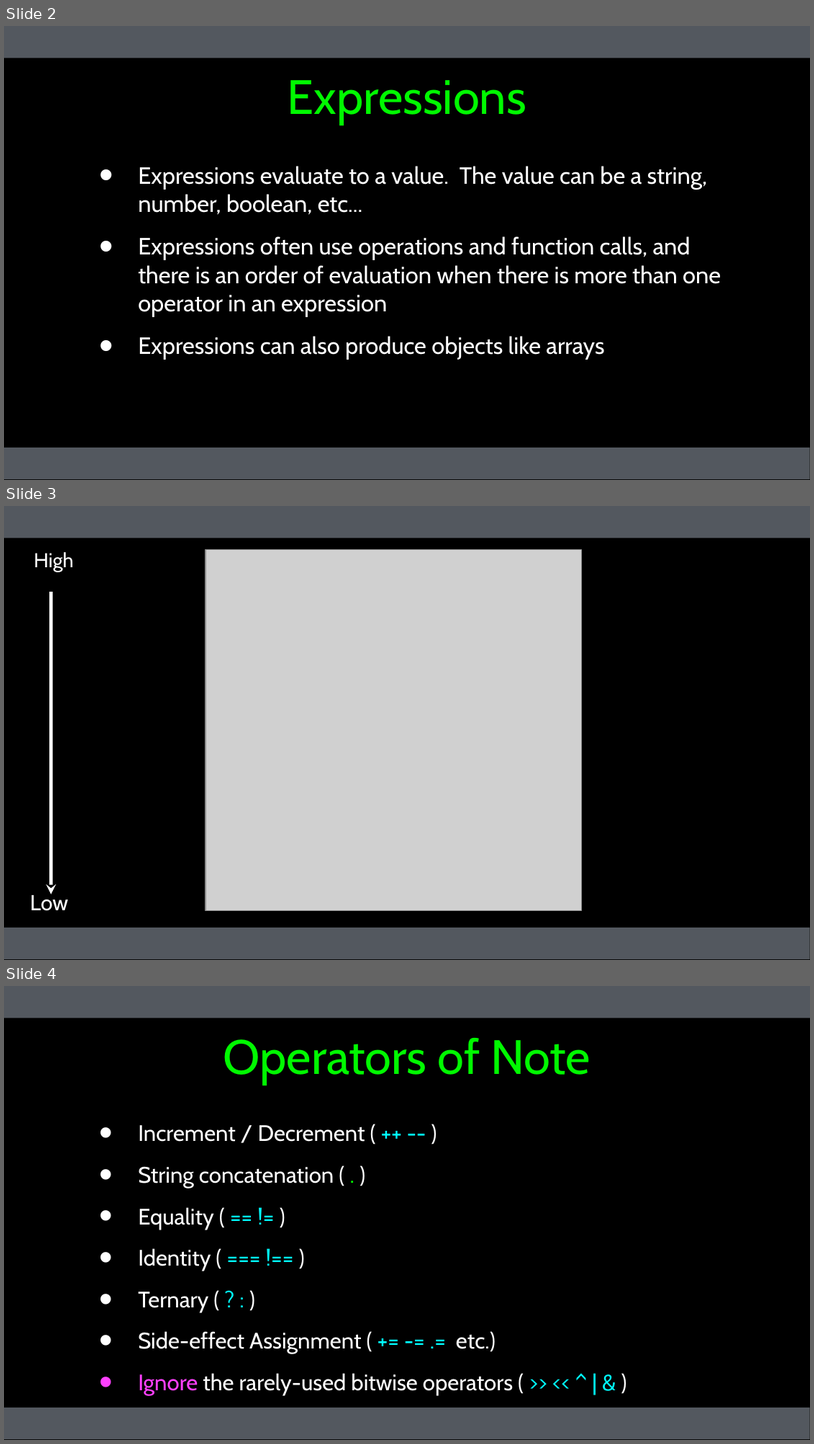
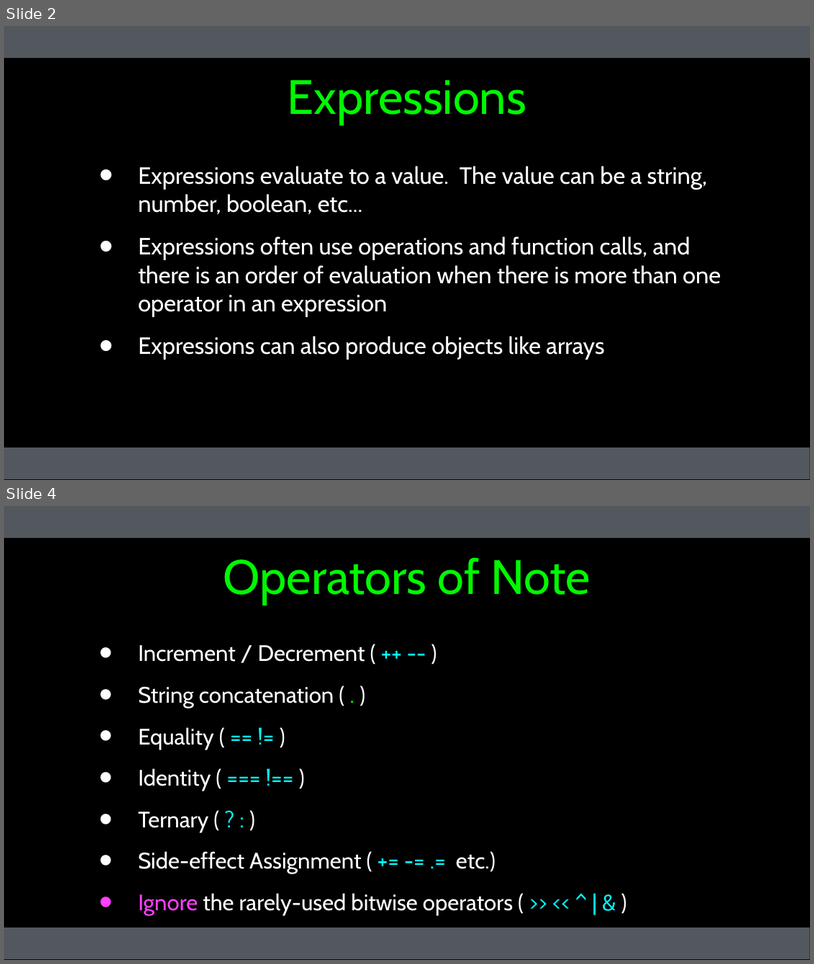
Before and after one commit to csev/wa4e, a slide deck: lectures/PHP-03-Expressions-Control-String.ppt. Shown one above the other, each under a label of ours: slides 2, 3 and 4 before the commit, slides 2 and 4 after it; the slides between them are not shown. The pictures are 814x1444 and 814x964 pixels, drawn with LibreOffice and Linux fonts; fonts in the diff are those of the drawing; grey boxes stand for pictures. Boxes give left, top, right and bottom in pixels: in the first picture for what was removed or moved away, otherwise in the second. Text is boxed around its words. In the diff, an @@ line names an element or a change of style, - is before the commit and + after.

```diff
--- a/lectures/PHP-03-Expressions-Control-String.ppt
+++ b/lectures/PHP-03-Expressions-Control-String.ppt
@@ slide 3 removed at box(4, 506, 810, 960), background #000000; not listed: 2 template elements that a slide beside it also shows @@
@@ free removed at box(28, 545, 79, 578) @@
-High
@@ picture removed at box(206, 549, 582, 910) @@
@@ arrow removed from (51, 592) to (51, 894) @@
@@ free removed at box(26, 888, 73, 921) @@
-Low
```
Also in this commit, not shown: 1 slide added, 4 other files.
